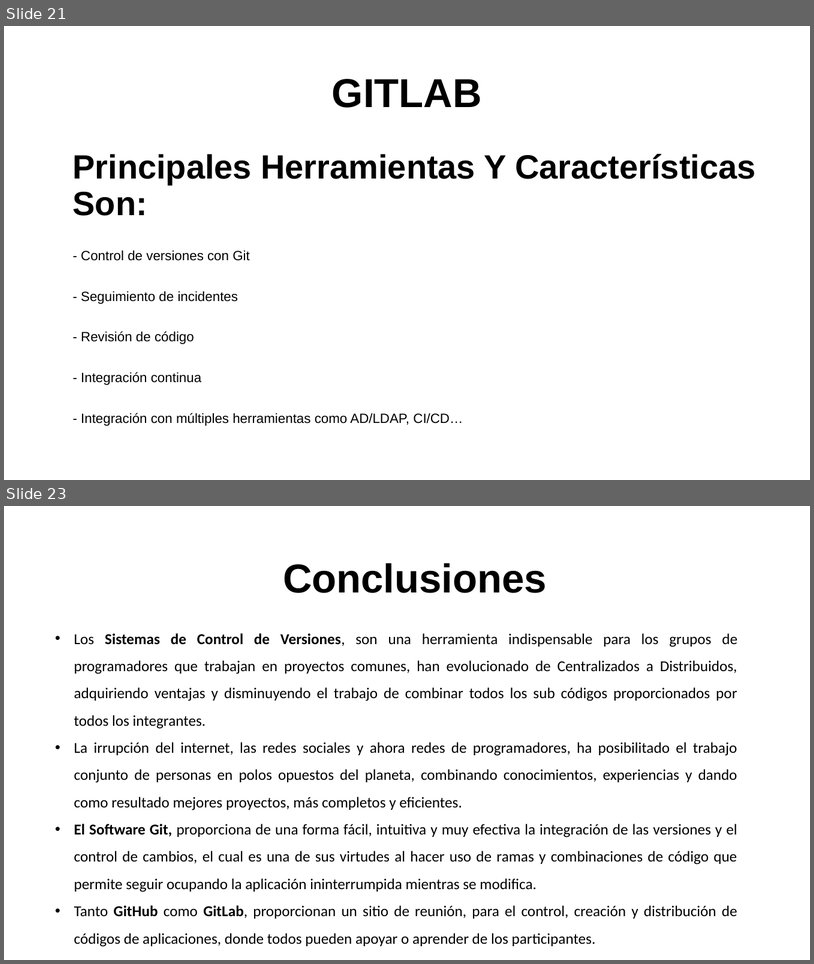
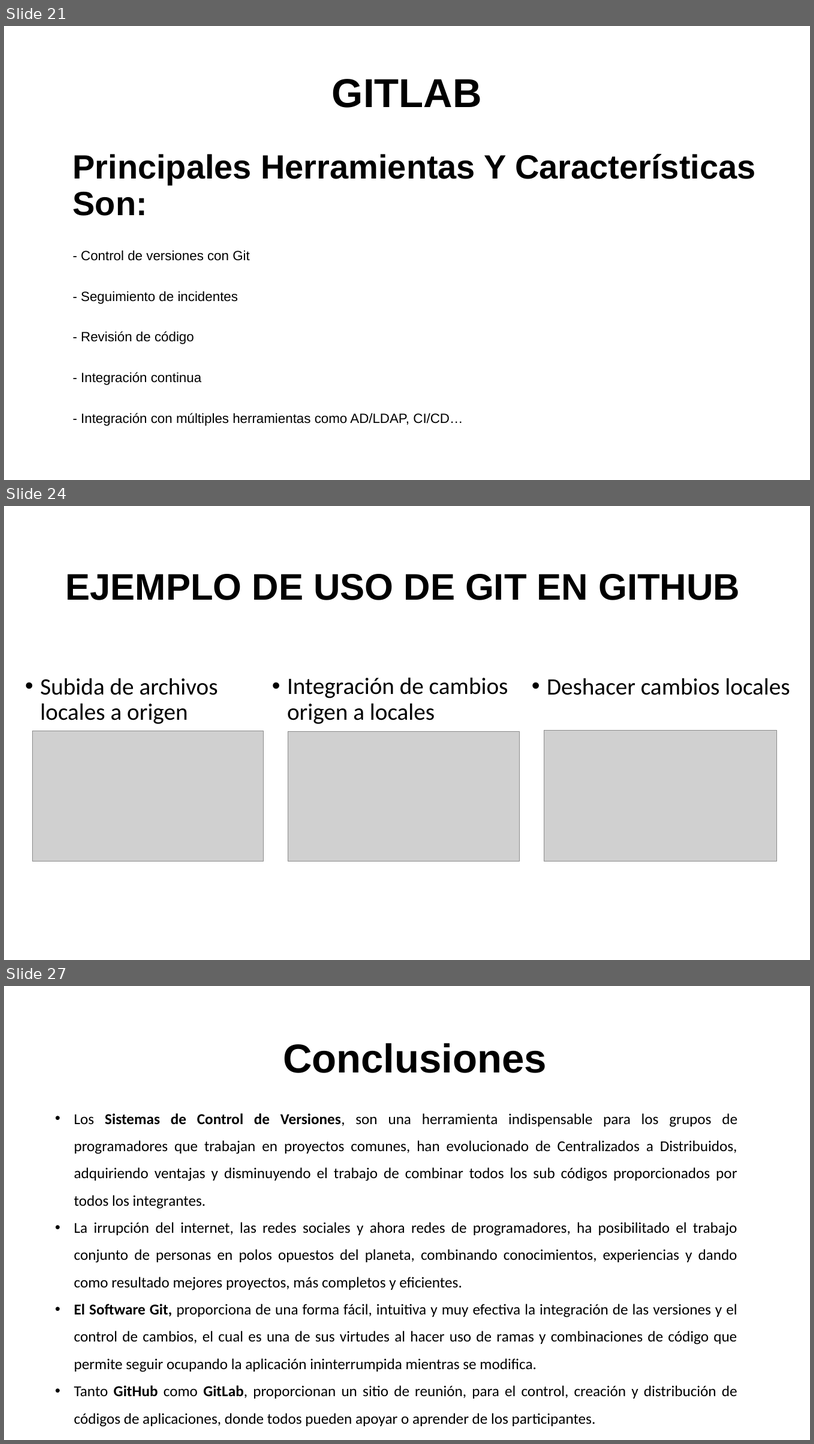
Before and after one commit to gs02009/TOO115, a slide deck: PRESENTACIÓN SISTEMAS DE CONTROL DE VERSIONES.pptx. Shown one above the other, each under a label of ours: slides 21 and 23 before the commit, slides 21, 24 and 27 after it; the slides between them are not shown. The pictures are 814x964 and 814x1444 pixels, drawn with LibreOffice and Linux fonts; fonts in the diff are those of the drawing; grey boxes stand for pictures; background and template pictures are left out. Boxes give left, top, right and bottom in pixels: in the first picture for what was removed or moved away, otherwise in the second. Text is boxed around its words. In the diff, an @@ line names an element or a change of style, - is before the commit and + after.

Commit message:
Adicion de ejemplos en presentacion

```diff
--- a/PRESENTACIÓN SISTEMAS DE CONTROL DE VERSIONES.pptx
+++ b/PRESENTACIÓN SISTEMAS DE CONTROL DE VERSIONES.pptx
@@ slide 24 added at [4, 506, 810, 960], background picture (left out) @@
@@ title added at [65, 574, 740, 600], 44 pt, text #000000, bold @@
+EJEMPLO DE USO DE GIT EN GITHUB
@@ text added at [40, 678, 218, 724], 28 pt, text #000000 @@
+• Subida de archivos locales a origen
@@ text added at [287, 677, 509, 724], 28 pt, text #000000 @@
+• Integración de cambios origen a locales
@@ text added at [547, 678, 790, 695], 28 pt, text #000000 @@
+• Deshacer cambios locales
@@ picture added at [32, 731, 264, 861] @@
@@ picture added at [288, 731, 519, 861] @@
@@ picture added at [544, 730, 777, 861] @@
@@ what was slide 23 is now slide 27 @@
```
Also in this commit, not shown: 7 slides changed, 3 other slides added, 10 other files.
